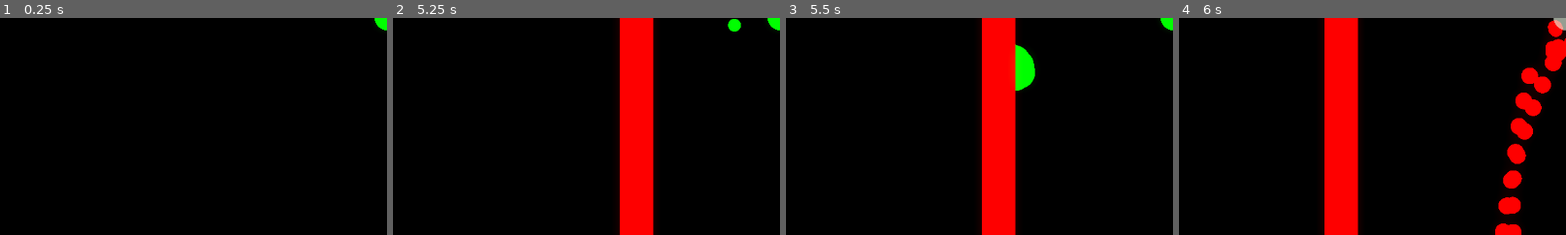
Above: before the commit, frames 1-4 (left to right).
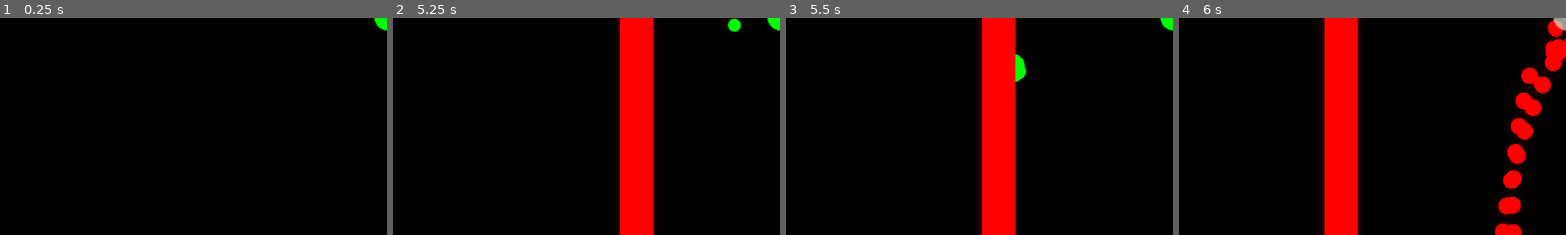
Above: after the commit, the same moments.

Repository: Piotrowski-Blazej/crystal-quarrel
Game: Godot game, scene res://scenes/boss_2_fight.tscn
Same seed, same stepped clock (60 frames per second), same inputs: the game is played once before the commit and once after it. This scene is started directly instead of the project's main scene. Sound files missing from this copy of the repository are replaced by a short silence.
Inputs (mouse positions are % of the whole screen's width and height, from its top left):
- Up to frame 1 (0.25 s): no input
- Up to frame 2 (5.25 s): move the mouse to (45, 70) at 0.52 s; hold W (move_up) 0.53-2.03 s; tap Middle mouse button (dash) at 0.6 s; click (45, 70) at 0.67 s; move the mouse to (80, 65) at 1.27 s; tap Delete (delete) at 1.35 s; move the mouse to (20, 35) at 2.02 s; hold Space (fire_laser) 2.03-2.78 s; hold A (move_left) 2.03-3.53 s; move the mouse to (55, 50) at 2.77 s; tap Shift (heal) at 2.85 s; click (55, 50) at 2.92 s; tap Enter at 3.5 s; move the mouse to (35, 25) at 3.52 s; hold S (move_down) 3.53-4.28 s; right-click (35, 25) at 3.6 s; move the mouse to (72, 45) at 4.27 s; hold D (move_right) 4.28-5.03 s; click (72, 45) at 4.35 s; move the mouse to (30, 55) at 5.02 s; hold W (move_up) from 5.03 s (still down); tap F (shoot_heavy) at 5.1 s; click (30, 55) at 5.17 s
- Up to frame 3 (5.5 s): keep holding W (move_up)
- Up to frame 4 (6 s): move the mouse to (60, 28) at 5.77 s; release W (move_up) at 5.78 s; hold D (move_right) from 5.78 s (still down); tap Middle mouse button (dash) at 5.85 s
The pictures show only the part of the screen within x 0-50%, y 50-100%; the shares and areas given below are measured in that part.

Frames 1-2 are identical in both runs. In frame 3, 0.6% of the frame differs, in the area x 59-65%, y 12-34%; in frame 4, nothing differs.

Commit message:
corrected player bullet damage

Diff:
--- a/scenes/bullets/player_bullet.tscn
+++ b/scenes/bullets/player_bullet.tscn
@@ -12,8 +12,6 @@
 collision_layer = 4
 collision_mask = 9
 script = ExtResource("1_46jqs")
-damage = 8000
-strong = true
 
 [node name="Circle" type="Sprite2D" parent="."]
 self_modulate = Color(0, 1, 0, 1)
